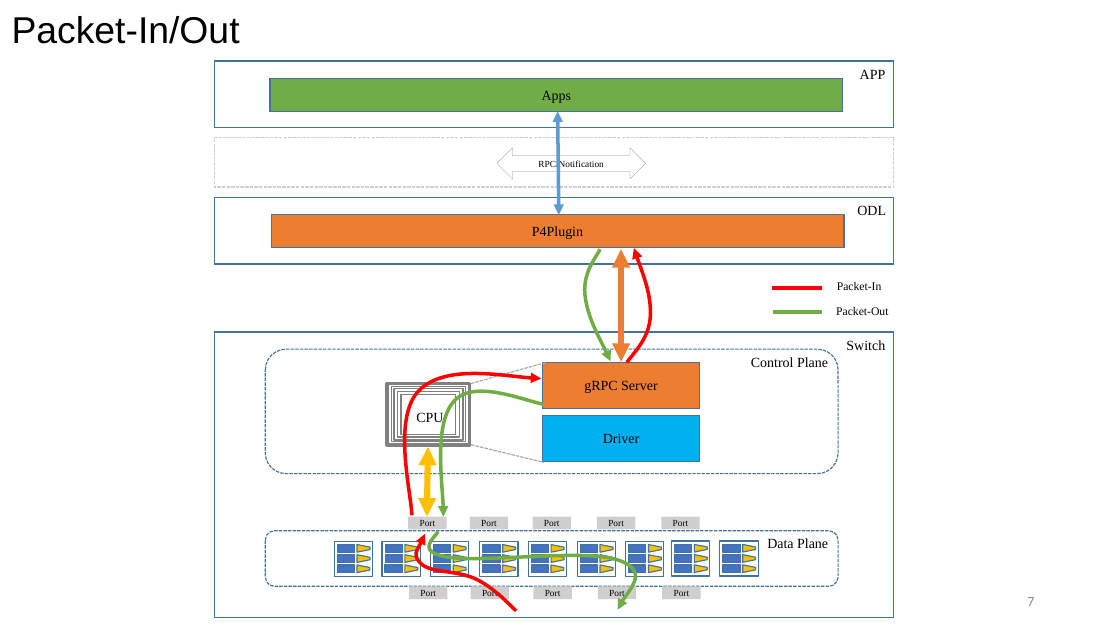
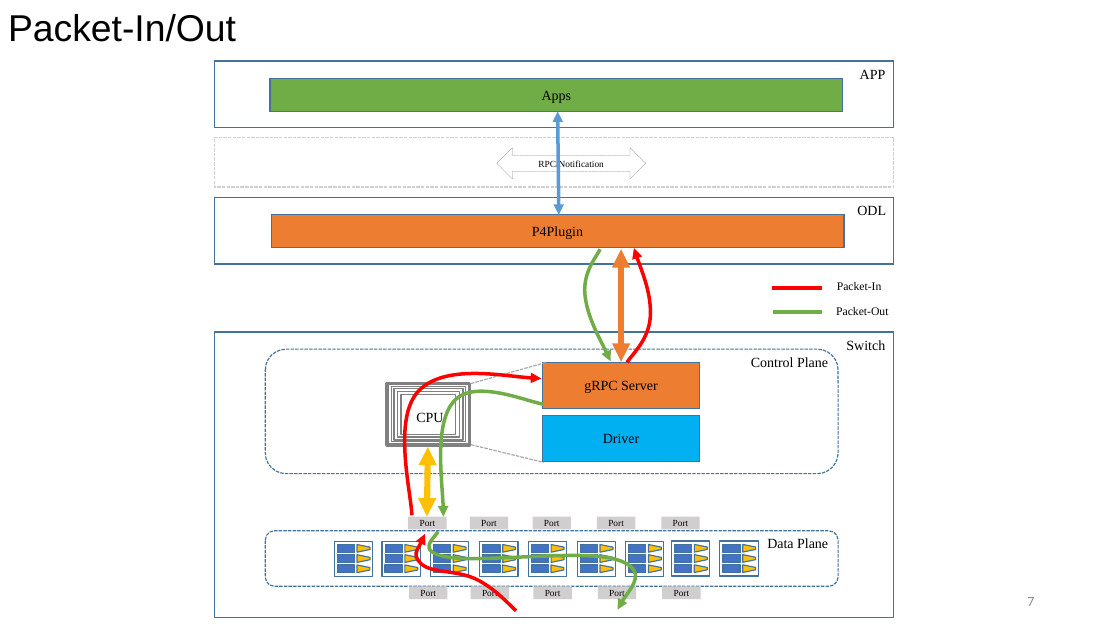
Before and after one commit to dingrui37/resources, a slide deck: slide 7 of ODL+P4 GNTC.pptx. Drawn at 1120x630 pixels with LibreOffice and Linux fonts; fonts in the diff are those of the drawing; background and template pictures are left out. Boxes give left, top, right and bottom in pixels: in the first picture for what was removed or moved away, otherwise in the second. Text is boxed around its words. In the diff, an @@ line names an element or a change of style, - is before the commit and + after.

```diff
--- a/ODL+P4 GNTC.pptx
+++ b/ODL+P4 GNTC.pptx
@@ text "Packet-In/Out": place and size @@
-text "Packet-In/Out" at (12,16,240,44)
+text "Packet-In/Out" at (8,14,236,42)
```
Also in this commit, not shown: 9 other slides changed, 12 slides added, 1 slide removed.
